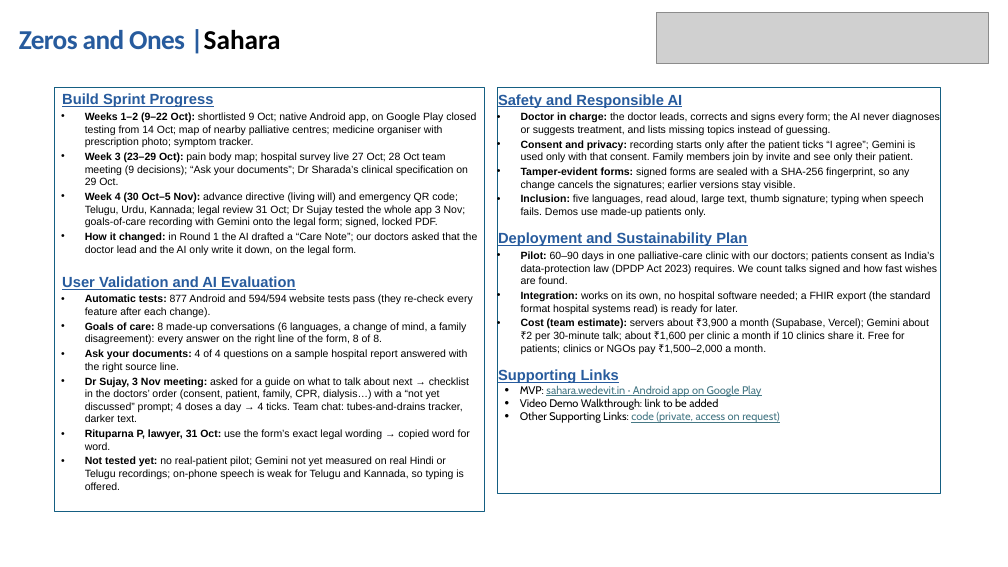
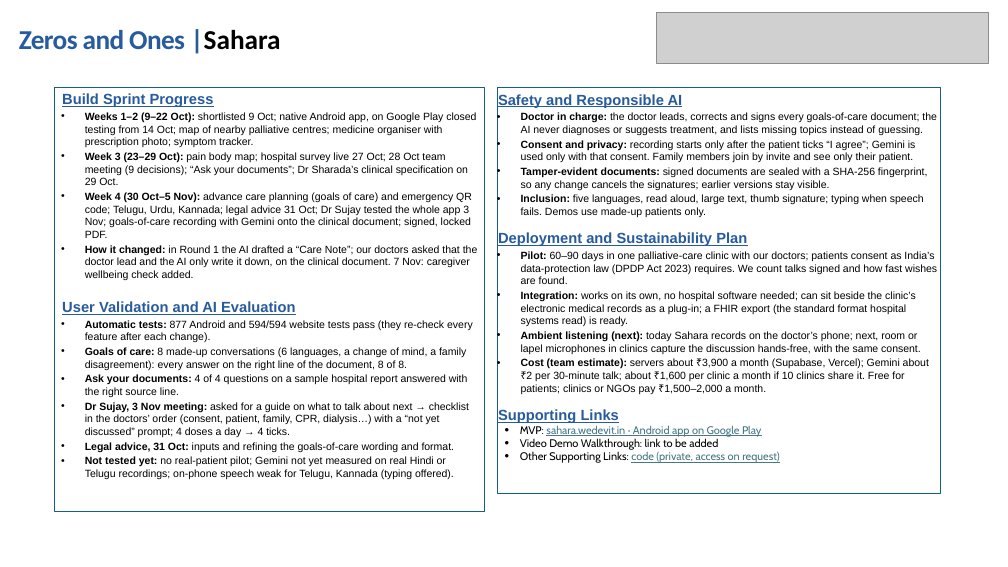
Before and after one commit to basithladdu/healthathon, a slide deck: slide 2 of output/final-submission/Sahara-Two-Page-Solution-Brief.pptx. Drawn at 1008x567 pixels with LibreOffice and Linux fonts; fonts in the diff are those of the drawing; grey boxes stand for pictures. Boxes give left, top, right and bottom in pixels: in the first picture for what was removed or moved away, otherwise in the second. Text is boxed around its words. In the diff, an @@ line names an element or a change of style, - is before the commit and + after.

```diff
--- a/output/final-submission/Sahara-Two-Page-Solution-Brief.pptx
+++ b/output/final-submission/Sahara-Two-Page-Solution-Brief.pptx
@@ text in rectangle at box(521, 112, 937, 135): text changed @@
-• Doctor in charge: the doctor leads, corrects and signs every form; the AI never diagnoses or suggests treatment, and lists missing topics instead of guessing.
+• Doctor in charge: the doctor leads, corrects and signs every goals-of-care document; the AI never diagnoses or suggests treatment, and lists missing topics instead of guessing.
@@ text in rectangle at box(521, 167, 927, 190): text changed @@
-• Tamper-evident forms: signed forms are sealed with a SHA-256 fingerprint, so any change cancels the signatures; earlier versions stay visible.
+• Tamper-evident documents: signed documents are sealed with a SHA-256 fingerprint, so any change cancels the signatures; earlier versions stay visible.
@@ text at box(85, 192, 478, 280): text changed @@
-• Week 4 (30 Oct–5 Nov): advance directive (living will) and emergency QR code; Telugu, Urdu, Kannada; legal review 31 Oct; Dr Sujay tested the whole app 3 Nov; goals-of-care recording with Gemini onto the legal form; signed, locked PDF.
-• How it changed: in Round 1 the AI drafted a “Care Note”; our doctors asked that the doctor lead and the AI only write it down, on the legal form.
+• Week 4 (30 Oct–5 Nov): advance care planning (goals of care) and emergency QR code; Telugu, Urdu, Kannada; legal advice 31 Oct; Dr Sujay tested the whole app 3 Nov; goals-of-care recording with Gemini onto the clinical document; signed, locked PDF.
+• How it changed: in Round 1 the AI drafted a “Care Note”; our doctors asked that the doctor lead and the AI only write it down, on the clinical document. 7 Nov: caregiver wellbeing check added.
@@ text in rectangle at box(521, 291, 921, 354): text changed @@
-• Integration: works on its own, no hospital software needed; a FHIR export (the standard format hospital systems read) is ready for later.
+• Integration: works on its own, no hospital software needed; can sit beside the clinic’s electronic medical records as a plug-in; a FHIR export (the standard format hospital systems read) is ready.
+• Ambient listening (next): today Sahara records on the doctor’s phone; next, room or lapel microphones in clinics capture the discussion hands-free, with the same consent.
@@ text at box(85, 347, 466, 370): text changed @@
-• Goals of care: 8 made-up conversations (6 languages, a change of mind, a family disagreement): every answer on the right line of the form, 8 of 8.
+• Goals of care: 8 made-up conversations (6 languages, a change of mind, a family disagreement): every answer on the right line of the document, 8 of 8.
@@ text at box(85, 402, 469, 479): text changed @@
-• Dr Sujay, 3 Nov meeting: asked for a guide on what to talk about next → checklist in the doctors’ order (consent, patient, family, CPR, dialysis…) with a “not yet discussed” prompt; 4 doses a day → 4 ticks. Team chat: tubes-and-drains tracker, darker text.
-• Rituparna P, lawyer, 31 Oct: use the form’s exact legal wording → copied word for word.
-• Not tested yet: no real-patient pilot; Gemini not yet measured on real Hindi or Telugu recordings; on-phone speech is weak for Telugu and Kannada, so typing is offered.
+• Dr Sujay, 3 Nov meeting: asked for a guide on what to talk about next → checklist in the doctors’ order (consent, patient, family, CPR, dialysis…) with a “not yet discussed” prompt; 4 doses a day → 4 ticks.
+• Legal advice, 31 Oct: inputs and refining the goals-of-care wording and format.
+• Not tested yet: no real-patient pilot; Gemini not yet measured on real Hindi or Telugu recordings; on-phone speech weak for Telugu, Kannada (typing offered).
```
Also in this commit, not shown: 1 other slide changed, 11 other files.
